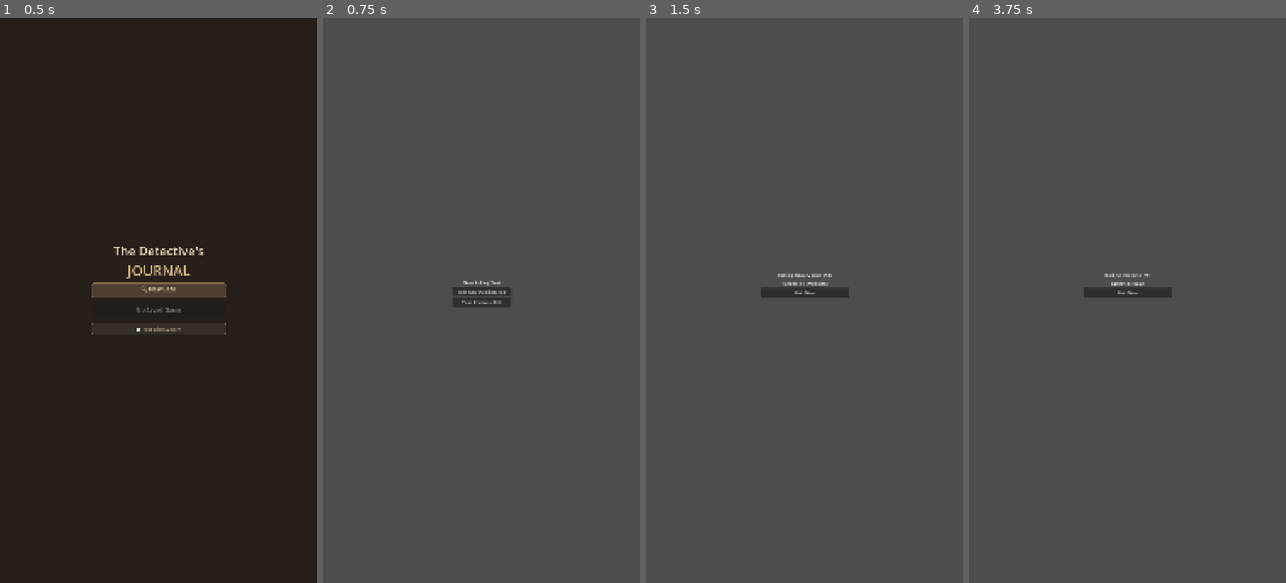
Above: before the commit, frames 1-4 (left to right).
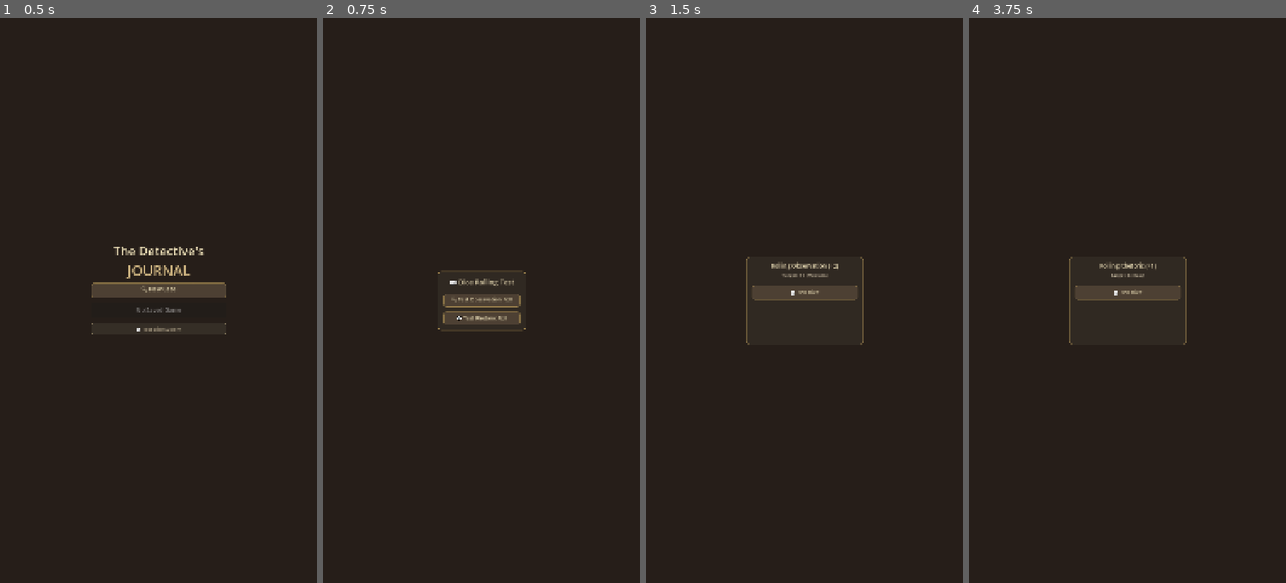
Above: after the commit, the same moments.

Repository: odhranhardy/detectivesjournal
Game: Godot game, scene res://scenes/main.tscn
Two runs of this game, one before a commit and one after it. Both use one fixed random seed, a clock stepped at 60 frames per second and the inputs below.
Inputs:
- Up to frame 1 (0.5 s): no input
- Up to frame 2 (0.75 s): click "🎲 Test Dice System" at 0.5 s
- Up to frame 3 (1.5 s): click "Test Observation Roll" (after the commit: "🔍 Test Observation Roll") at 1.25 s
- Up to frame 4 (3.75 s): click "Roll Dice" (after the commit: "🎲 Roll Dice") at 2 s; click "Continue" (after the commit: "✓ Continue") at 2.75 s; click "Test Rhetoric Roll" (after the commit: "💬 Test Rhetoric Roll") at 3.5 s

Frame 1 is identical in both runs. In frame 2, 100% of the frame differs, in the area x 0-100%, y 0-100%; in frame 3, 100%; in frame 4, 100%.

Commit message:
style: apply detective theme to DiceTest scene
Co-authored-by: aider (openrouter/anthropic/claude-sonnet-4) <aider@aider.chat>

Diff:
--- a/scenes/ui/DiceTest.tscn
+++ b/scenes/ui/DiceTest.tscn
@@ -1,6 +1,7 @@
-[gd_scene load_steps=2 format=3 uid="uid://2sq7ug2kgsex"]
+[gd_scene load_steps=3 format=3 uid="uid://2sq7ug2kgsex"]
 
 [ext_resource type="Script" uid="uid://b56socggulo1l" path="res://scripts/ui/DiceTest.gd" id="1_dicetest_script"]
+[ext_resource type="Theme" path="res://scenes/ui/DetectiveTheme.tres" id="2_detective_theme"]
 
 [node name="DiceTest" type="Control"]
 layout_mode = 3
@@ -9,37 +10,17 @@
 anchor_bottom = 1.0
 grow_horizontal = 2
 grow_vertical = 2
+theme = ExtResource("2_detective_theme")
 script = ExtResource("1_dicetest_script")
 
-[node name="VBoxContainer" type="VBoxContainer" parent="."]
+[node name="Background" type="ColorRect" parent="."]
 layout_mode = 1
-anchors_preset = 8
-anchor_left = 0.5
-anchor_top = 0.5
-anchor_right = 0.5
-anchor_bottom = 0.5
-offset_left = -100.0
-offset_top = -75.0
-offset_right = 100.0
-offset_bottom = 75.0
-grow_horizontal = 2
-grow_vertical = 2
+anchors_preset = 15
+anchor_right = 1.0
+anchor_bottom = 1.0
+color = Color(0.15, 0.12, 0.1, 1)
 
-[node name="Title" type="Label" parent="VBoxContainer"]
-layout_mode = 2
-text = "Dice Rolling Test"
-horizontal_alignment = 1
-
-[node name="ObservationButton" type="Button" parent="VBoxContainer"]
-layout_mode = 2
-text = "Test Observation Roll"
-
-[node name="RhetoricButton" type="Button" parent="VBoxContainer"]
-layout_mode = 2
-text = "Test Rhetoric Roll"
-
-[node name="DiceRollContainer" type="VBoxContainer" parent="."]
-visible = false
+[node name="MenuPanel" type="Panel" parent="."]
 layout_mode = 1
 anchors_preset = 8
 anchor_left = 0.5
@@ -53,38 +34,121 @@
 grow_horizontal = 2
 grow_vertical = 2
 
-[node name="SkillLabel" type="Label" parent="DiceRollContainer"]
+[node name="VBoxContainer" type="VBoxContainer" parent="MenuPanel"]
+layout_mode = 1
+anchors_preset = 15
+anchor_right = 1.0
+anchor_bottom = 1.0
+offset_left = 20.0
+offset_top = 20.0
+offset_right = -20.0
+offset_bottom = -20.0
+
+[node name="Title" type="Label" parent="MenuPanel/VBoxContainer"]
 layout_mode = 2
+theme_override_colors/font_color = Color(0.9, 0.85, 0.7, 1)
+theme_override_font_sizes/font_size = 24
+text = "🎲 Dice Rolling Test"
+horizontal_alignment = 1
+
+[node name="Spacer1" type="Control" parent="MenuPanel/VBoxContainer"]
+layout_mode = 2
+custom_minimum_size = Vector2(0, 15)
+
+[node name="ObservationButton" type="Button" parent="MenuPanel/VBoxContainer"]
+layout_mode = 2
+custom_minimum_size = Vector2(0, 45)
+text = "🔍 Test Observation Roll"
+
+[node name="ButtonSpacer1" type="Control" parent="MenuPanel/VBoxContainer"]
+layout_mode = 2
+custom_minimum_size = Vector2(0, 8)
+
+[node name="RhetoricButton" type="Button" parent="MenuPanel/VBoxContainer"]
+layout_mode = 2
+custom_minimum_size = Vector2(0, 45)
+text = "💬 Test Rhetoric Roll"
+
+[node name="DiceRollPanel" type="Panel" parent="."]
+visible = false
+layout_mode = 1
+anchors_preset = 8
+anchor_left = 0.5
+anchor_top = 0.5
+anchor_right = 0.5
+anchor_bottom = 0.5
+offset_left = -200.0
+offset_top = -150.0
+offset_right = 200.0
+offset_bottom = 150.0
+grow_horizontal = 2
+grow_vertical = 2
+
+[node name="DiceRollContainer" type="VBoxContainer" parent="DiceRollPanel"]
+layout_mode = 1
+anchors_preset = 15
+anchor_right = 1.0
+anchor_bottom = 1.0
+offset_left = 20.0
+offset_top = 20.0
+offset_right = -20.0
+offset_bottom = -20.0
+
+[node name="SkillLabel" type="Label" parent="DiceRollPanel/DiceRollContainer"]
+layout_mode = 2
+theme_override_colors/font_color = Color(0.9, 0.85, 0.7, 1)
+theme_override_font_sizes/font_size = 20
 text = "Rolling Observation (+2)"
 horizontal_alignment = 1
 
-[node name="DifficultyLabel" type="Label" parent="DiceRollContainer"]
+[node name="DifficultyLabel" type="Label" parent="DiceRollPanel/DiceRollContainer"]
 layout_mode = 2
+theme_override_colors/font_color = Color(0.8, 0.75, 0.65, 1)
+theme_override_font_sizes/font_size = 16
 text = "Target: 11 (Medium)"
 horizontal_alignment = 1
 
-[node name="RollButton" type="Button" parent="DiceRollContainer"]
+[node name="Spacer2" type="Control" parent="DiceRollPanel/DiceRollContainer"]
 layout_mode = 2
-text = "Roll Dice"
+custom_minimum_size = Vector2(0, 15)
 
-[node name="DiceResultLabel" type="Label" parent="DiceRollContainer"]
+[node name="RollButton" type="Button" parent="DiceRollPanel/DiceRollContainer"]
 layout_mode = 2
+custom_minimum_size = Vector2(0, 50)
+text = "🎲 Roll Dice"
+
+[node name="Spacer3" type="Control" parent="DiceRollPanel/DiceRollContainer"]
+layout_mode = 2
+custom_minimum_size = Vector2(0, 15)
+
+[node name="DiceResultLabel" type="Label" parent="DiceRollPanel/DiceRollContainer"]
+layout_mode = 2
+theme_override_colors/font_color = Color(0.9, 0.85, 0.7, 1)
+theme_override_font_sizes/font_size = 18
 horizontal_alignment = 1
 
-[node name="TotalLabel" type="Label" parent="DiceRollContainer"]
+[node name="TotalLabel" type="Label" parent="DiceRollPanel/DiceRollContainer"]
 layout_mode = 2
+theme_override_colors/font_color = Color(0.9, 0.85, 0.7, 1)
+theme_override_font_sizes/font_size = 18
 horizontal_alignment = 1
 
-[node name="OutcomeLabel" type="Label" parent="DiceRollContainer"]
+[node name="OutcomeLabel" type="Label" parent="DiceRollPanel/DiceRollContainer"]
 layout_mode = 2
+theme_override_font_sizes/font_size = 22
 horizontal_alignment = 1
 
-[node name="ContinueButton" type="Button" parent="DiceRollContainer"]
+[node name="Spacer4" type="Control" parent="DiceRollPanel/DiceRollContainer"]
+layout_mode = 2
+custom_minimum_size = Vector2(0, 15)
+
+[node name="ContinueButton" type="Button" parent="DiceRollPanel/DiceRollContainer"]
 visible = false
 layout_mode = 2
-text = "Continue"
+custom_minimum_size = Vector2(0, 45)
+text = "✓ Continue"
 
-[connection signal="pressed" from="VBoxContainer/ObservationButton" to="." method="_on_observation_button_pressed"]
-[connection signal="pressed" from="VBoxContainer/RhetoricButton" to="." method="_on_rhetoric_button_pressed"]
-[connection signal="pressed" from="DiceRollContainer/RollButton" to="." method="_on_roll_button_pressed"]
-[connection signal="pressed" from="DiceRollContainer/ContinueButton" to="." method="_on_continue_button_pressed"]
+[connection signal="pressed" from="MenuPanel/VBoxContainer/ObservationButton" to="." method="_on_observation_button_pressed"]
+[connection signal="pressed" from="MenuPanel/VBoxContainer/RhetoricButton" to="." method="_on_rhetoric_button_pressed"]
+[connection signal="pressed" from="DiceRollPanel/DiceRollContainer/RollButton" to="." method="_on_roll_button_pressed"]
+[connection signal="pressed" from="DiceRollPanel/DiceRollContainer/ContinueButton" to="." method="_on_continue_button_pressed"]
--- a/scripts/ui/DiceTest.gd
+++ b/scripts/ui/DiceTest.gd
@@ -1,14 +1,14 @@
 extends Control
 
-@onready var test_buttons = $VBoxContainer
-@onready var dice_roll_ui = $DiceRollContainer
-@onready var skill_label = $DiceRollContainer/SkillLabel
-@onready var difficulty_label = $DiceRollContainer/DifficultyLabel
-@onready var roll_button = $DiceRollContainer/RollButton
-@onready var dice_result_label = $DiceRollContainer/DiceResultLabel
-@onready var total_label = $DiceRollContainer/TotalLabel
-@onready var outcome_label = $DiceRollContainer/OutcomeLabel
-@onready var continue_button = $DiceRollContainer/ContinueButton
+@onready var test_buttons = $MenuPanel
+@onready var dice_roll_ui = $DiceRollPanel
+@onready var skill_label = $DiceRollPanel/DiceRollContainer/SkillLabel
+@onready var difficulty_label = $DiceRollPanel/DiceRollContainer/DifficultyLabel
+@onready var roll_button = $DiceRollPanel/DiceRollContainer/RollButton
+@onready var dice_result_label = $DiceRollPanel/DiceRollContainer/DiceResultLabel
+@onready var total_label = $DiceRollPanel/DiceRollContainer/TotalLabel
+@onready var outcome_label = $DiceRollPanel/DiceRollContainer/OutcomeLabel
+@onready var continue_button = $DiceRollPanel/DiceRollContainer/ContinueButton
 
 var skill_name: String = ""
 var skill_modifier: int = 0
